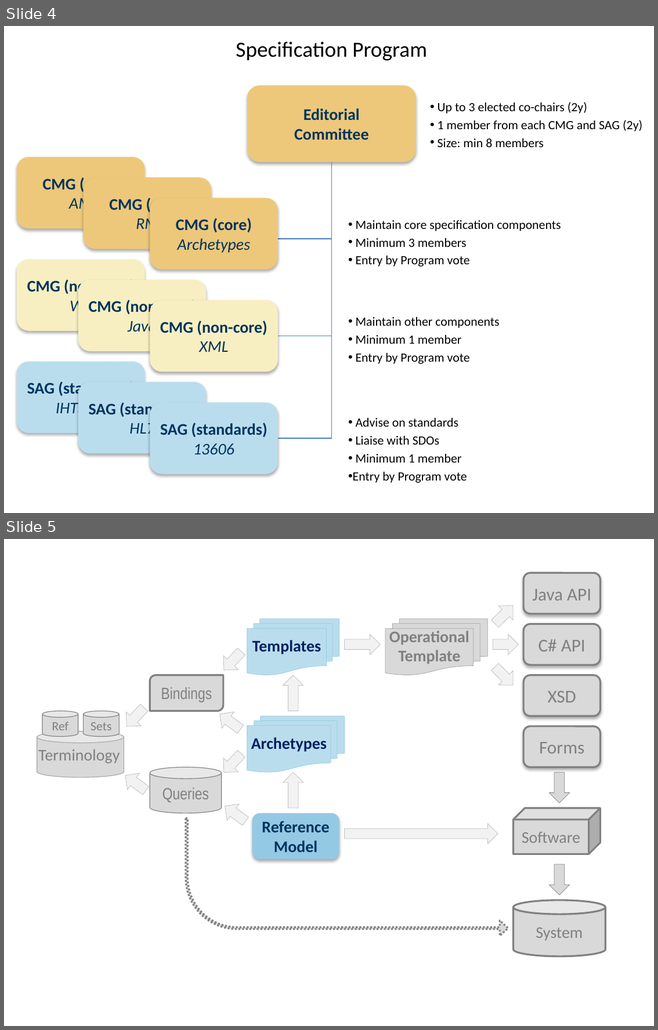
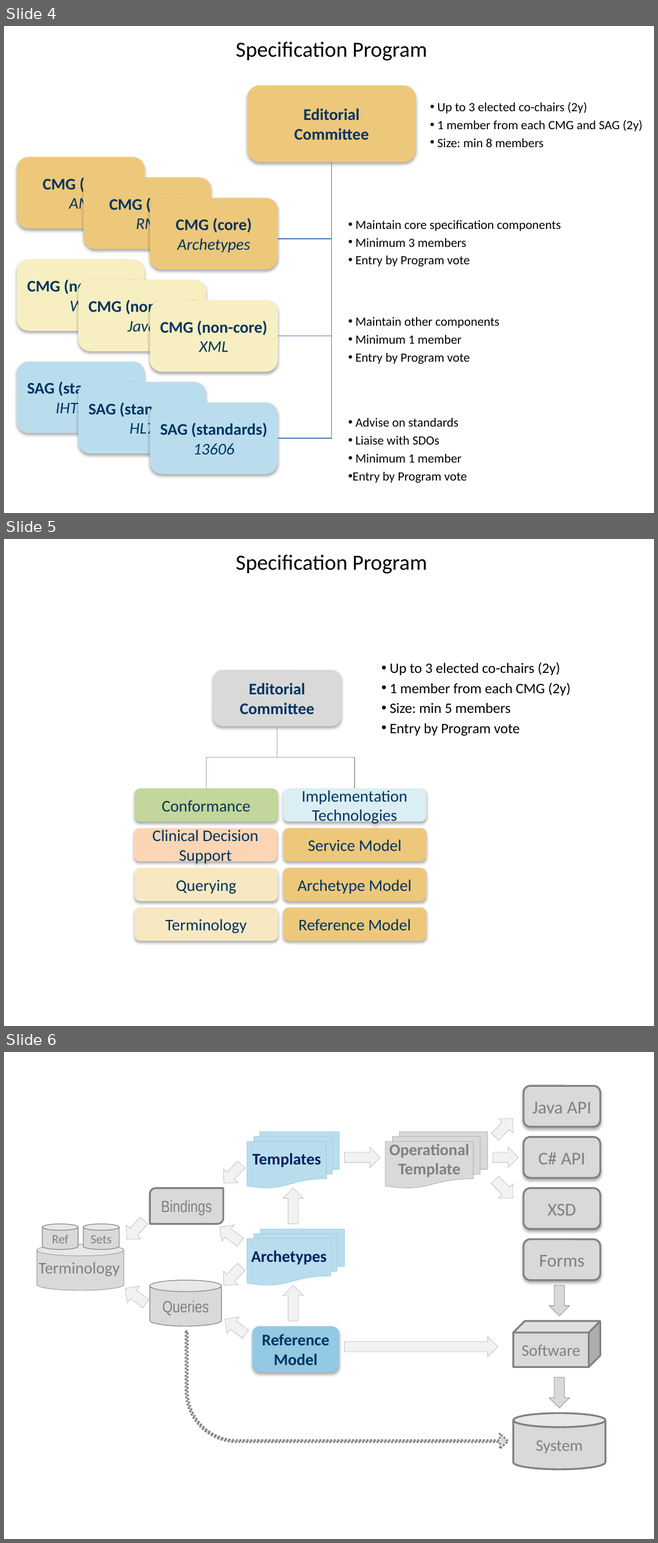
Before and after one commit to openEHR/openehr-website-php, a slide deck: files/openEHR_diagrams_sources.pptx. Shown one above the other, each under a label of ours: slides 4 and 5 before the commit, slides 4, 5 and 6 after it. The pictures are 658x1030 and 658x1543 pixels, drawn with LibreOffice and Linux fonts; fonts in the diff are those of the drawing. Boxes give left, top, right and bottom in pixels: in the first picture for what was removed or moved away, otherwise in the second. Text is boxed around its words. In the diff, an @@ line names an element or a change of style, - is before the commit and + after.

Commit message:
Simplifications to specifications program documents.

```diff
--- a/files/openEHR_diagrams_sources.pptx
+++ b/files/openEHR_diagrams_sources.pptx
@@ slide 5 added at [4, 539, 654, 1026], background #FFFFFF @@
@@ text added at [235, 555, 427, 574], 24 pt, text #000000 @@
+Specification Program
@@ rounded rectangle added at [213, 670, 341, 727], fill #D9D9D9, 18 pt, text #00335F, bold @@
+Editorial
+Committee
@@ text added at [390, 663, 571, 736], 16 pt, text #000000 @@
+• Up to 3 elected co-chairs (2y)
+• 1 member from each CMG (2y)
+• Size: min 5 members
+• Entry by Program vote
@@ elbow line added from (277, 726) to (206, 788), #A6A6A6 0.75 pt @@
@@ elbow line added from (277, 726) to (354, 788), #A6A6A6 0.75 pt @@
@@ rounded rectangle added at [134, 788, 278, 821], fill #C3D69B, 18 pt, text #00335F @@
+Conformance
@@ rounded rectangle added at [282, 788, 426, 821], fill #DBEEF4, 18 pt, text #00335F @@
+Implementation Technologies
@@ rounded rectangle added at [134, 828, 277, 861], fill #FCD5B5, 18 pt, text #00335F @@
+Clinical Decision Support
@@ rounded rectangle added at [282, 828, 426, 861], fill #EDC87A, 18 pt, text #00335F @@
+Service Model
@@ rounded rectangle added at [134, 868, 278, 901], fill #F7E8C1, 18 pt, text #00335F @@
+Querying
@@ rounded rectangle added at [282, 868, 426, 901], fill #EDC87A, 18 pt, text #00335F @@
+Archetype Model
@@ rounded rectangle added at [134, 908, 278, 941], fill #F7E8C1, 18 pt, text #00335F @@
+Terminology
@@ rounded rectangle added at [282, 908, 426, 941], fill #EDC87A, 18 pt, text #00335F @@
+Reference Model
@@ what was slide 5 is now slide 6 @@
```
Also in this commit, not shown: 4 other files.
